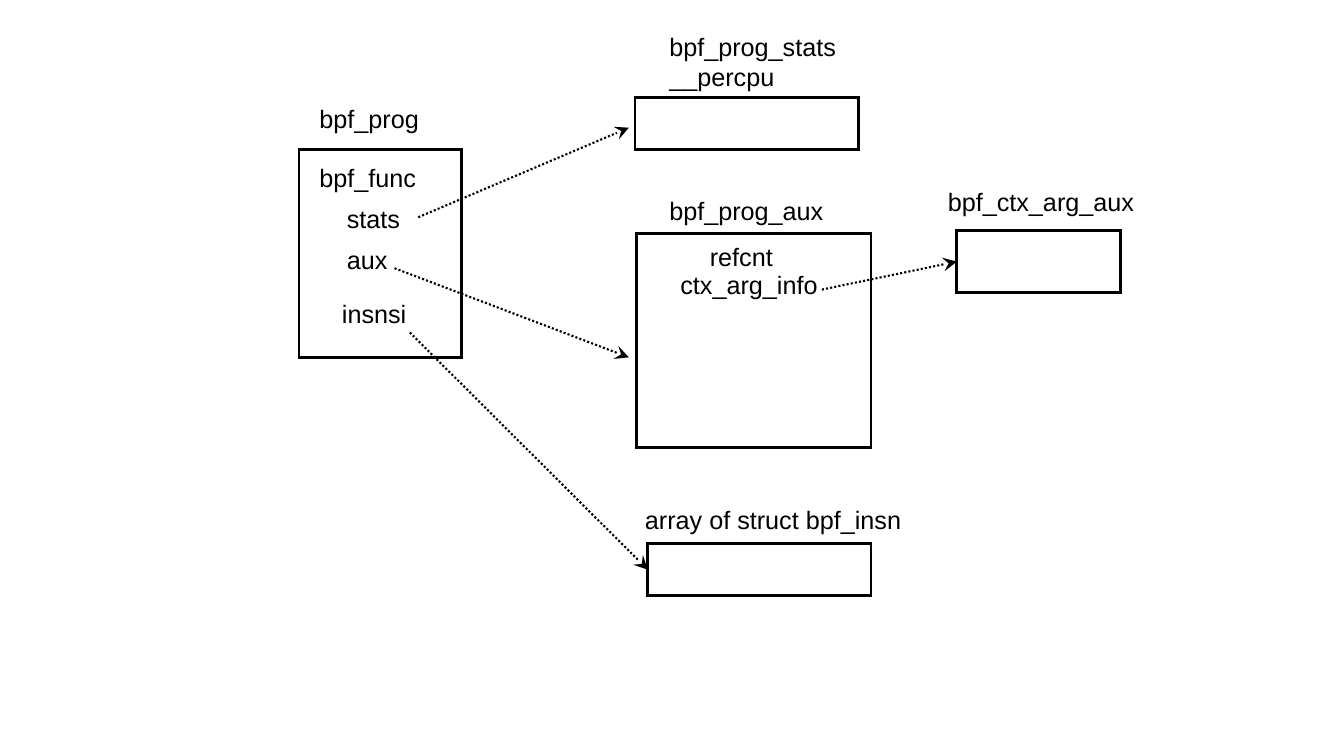
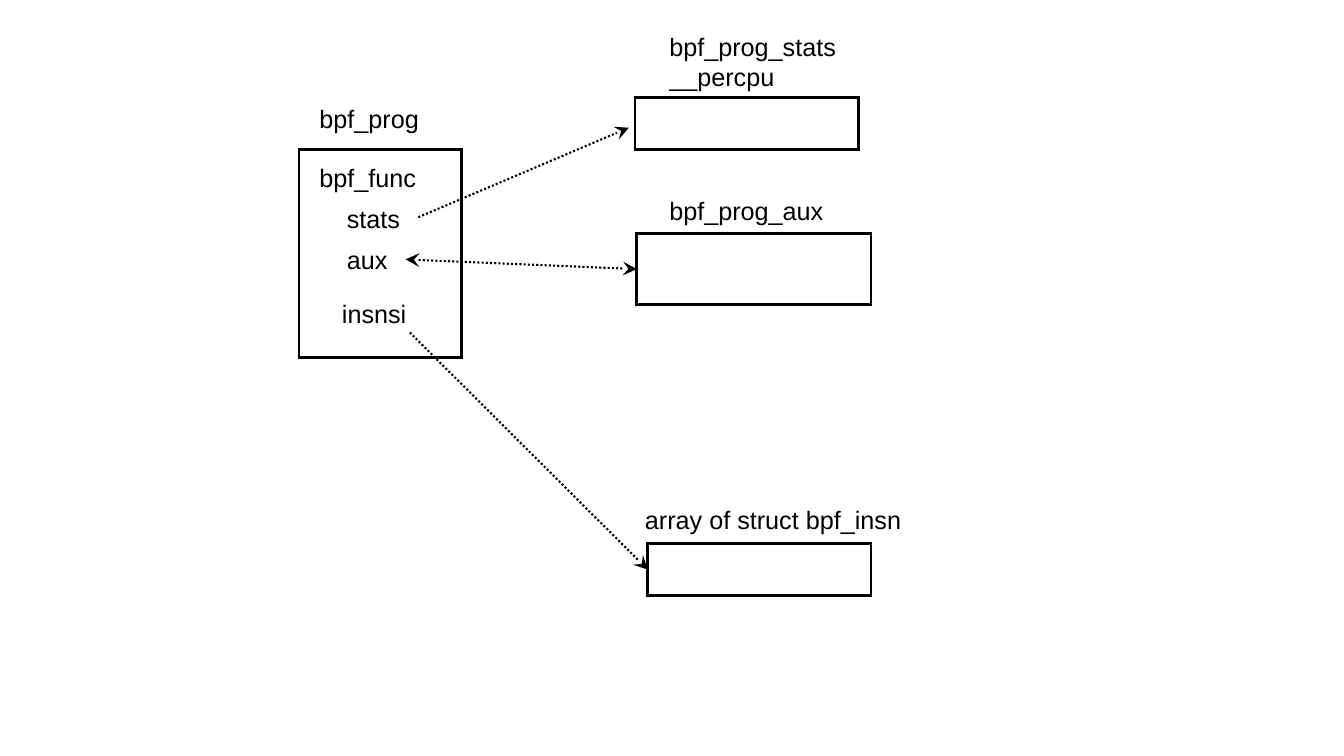
Before and after one commit to chonepieceyb/eBPF-documentation, a slide deck: slide 1 of Doc/Notes/eBPF_prog_kernel/eBPF_prog_kernel.pptx. Drawn at 1344x756 pixels with LibreOffice and Linux fonts; fonts in the diff are those of the drawing. Boxes give left, top, right and bottom in pixels: in the first picture for what was removed or moved away, otherwise in the second. Text is boxed around its words. In the diff, an @@ line names an element or a change of style, - is before the commit and + after.

```diff
--- a/Doc/Notes/eBPF_prog_kernel/eBPF_prog_kernel.pptx
+++ b/Doc/Notes/eBPF_prog_kernel/eBPF_prog_kernel.pptx
@@ text removed at (x1=948, y1=192, x2=1134, y2=216) @@
-bpf_ctx_arg_aux
@@ rectangle resized from (x1=637, y1=234, x2=871, y2=448) to (x1=637, y1=234, x2=871, y2=306) @@
@@ rectangle removed at (x1=957, y1=230, x2=1120, y2=292) @@
@@ arrow moved from (394, 268) - (629, 358) to (405, 259) - (637, 269) @@
@@ arrow (405, 259) - (637, 269): arrow to double arrow @@
@@ text removed at (x1=710, y1=247, x2=773, y2=267) @@
-refcnt
@@ arrow removed from (822, 289) to (957, 262) @@
@@ text removed at (x1=680, y1=275, x2=817, y2=299) @@
-ctx_arg_info
```
Also in this commit, not shown: 1 slide added, 9 other files.
